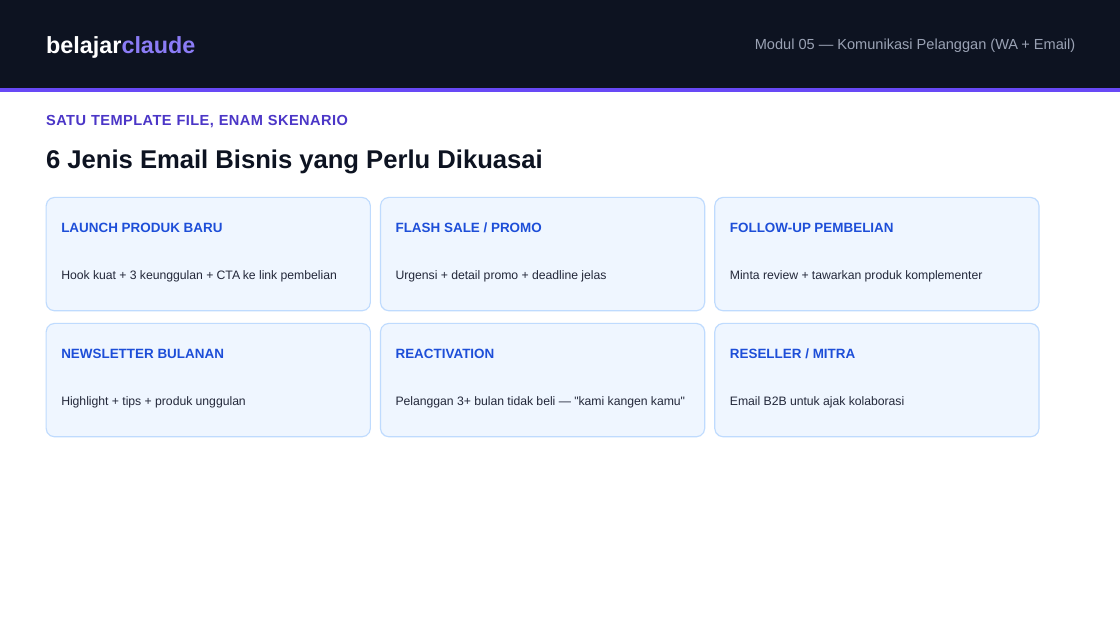
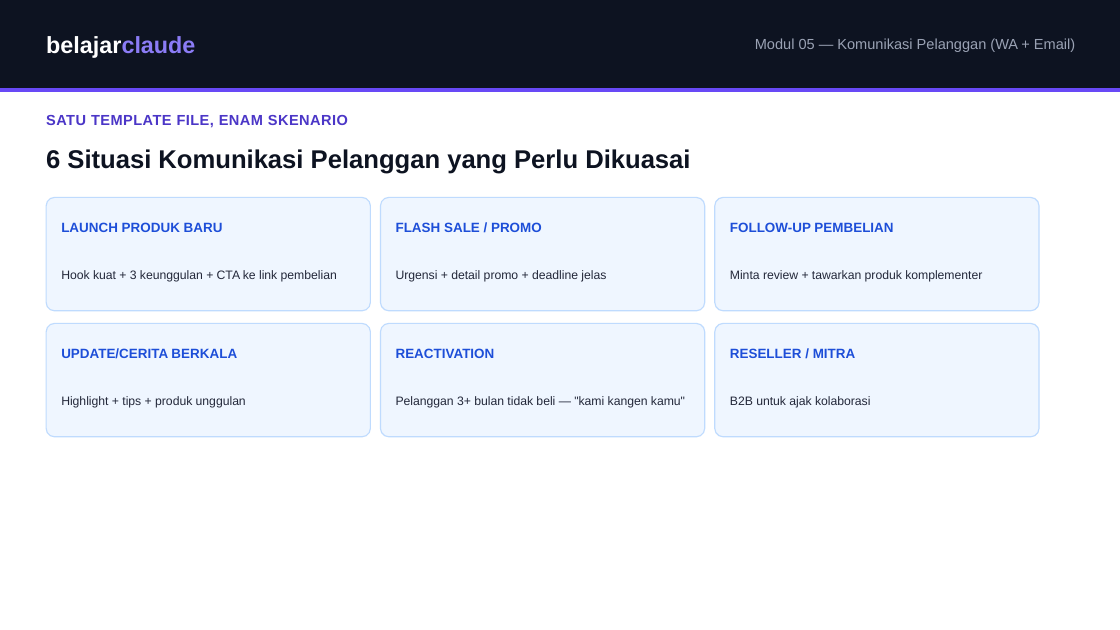
Before and after one commit to juliautomo/belajar-claude, a slide deck: slide 6 of Content-Marketing/M05-Komunikasi-Pelanggan/K3-M05-Komunikasi-Pelanggan.pptx. Drawn at 1120x630 pixels with LibreOffice and Linux fonts; fonts in the diff are those of the drawing. Boxes give left, top, right and bottom in pixels: in the first picture for what was removed or moved away, otherwise in the second. Text is boxed around its words. In the diff, an @@ line names an element or a change of style, - is before the commit and + after.

Commit message:
M05: generalize the 6-types info-grid from email-specific to channel-agnostic customer communication situations

```diff
--- a/Content-Marketing/M05-Komunikasi-Pelanggan/K3-M05-Komunikasi-Pelanggan.pptx
+++ b/Content-Marketing/M05-Komunikasi-Pelanggan/K3-M05-Komunikasi-Pelanggan.pptx
@@ text at box(46, 149, 690, 174): text changed @@
-6 Jenis Email Bisnis yang Perlu Dikuasai
+6 Situasi Komunikasi Pelanggan yang Perlu Dikuasai
@@ text at box(61, 348, 237, 359): text changed @@
-NEWSLETTER BULANAN
+UPDATE/CERITA BERKALA
@@ text at box(730, 396, 870, 408): text changed @@
-Email B2B untuk ajak kolaborasi
+B2B untuk ajak kolaborasi
```
Also in this commit, not shown: 1 other file.
